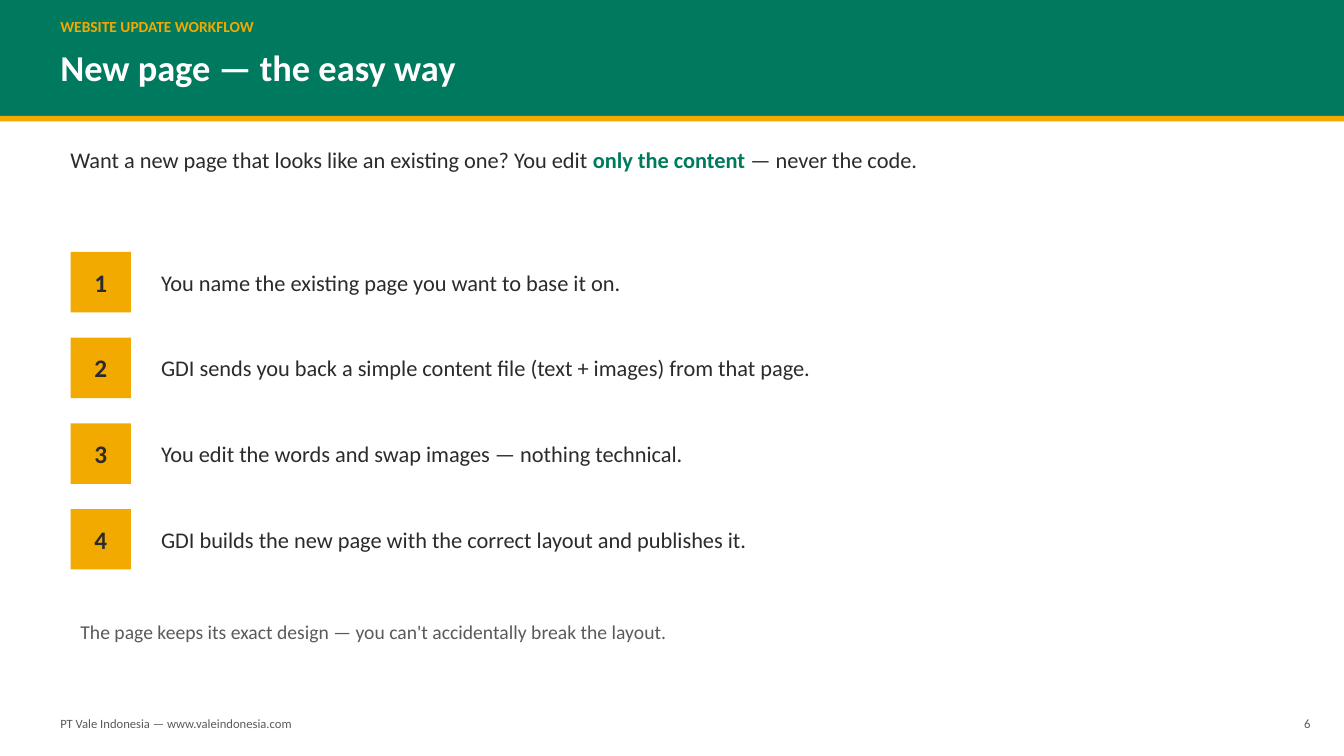
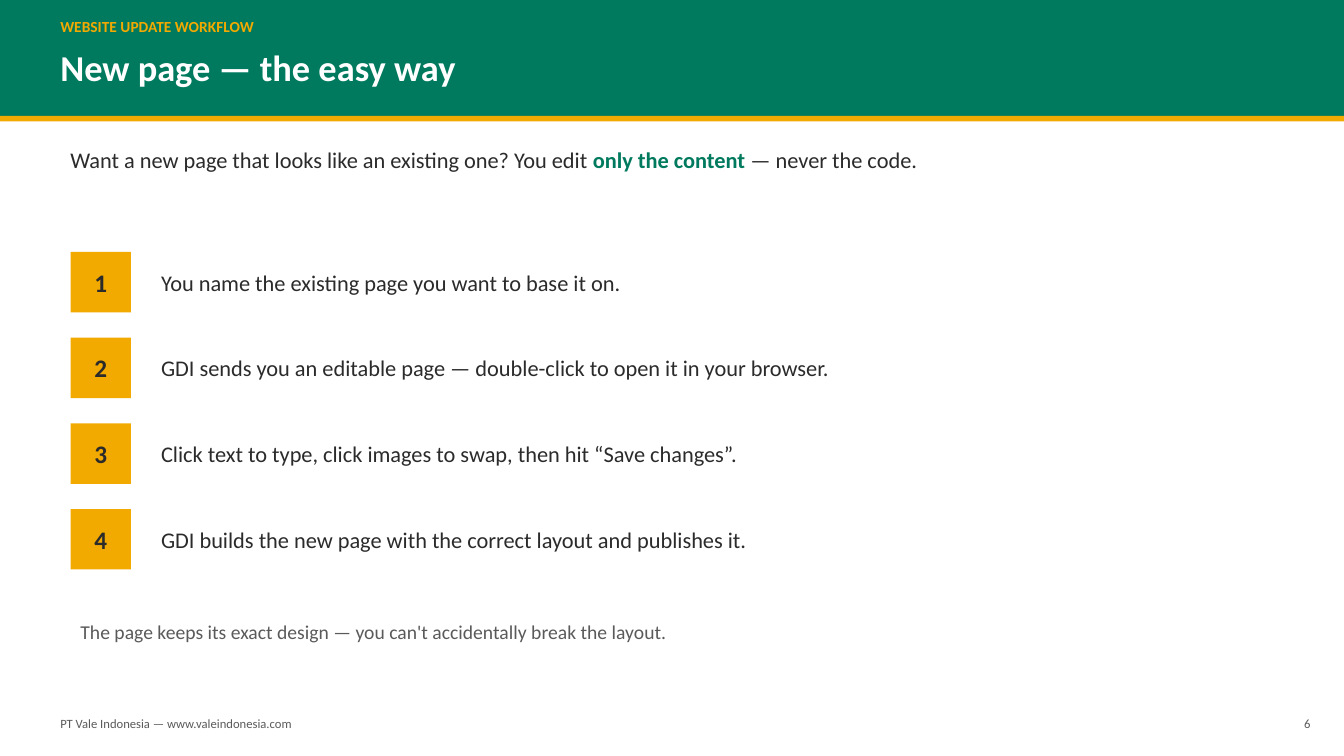
Before and after one commit to feiry/vale-website-static, a slide deck: slide 6 of docs/COMMs-Website-Update-Workflow.pptx. Drawn at 1344x756 pixels with LibreOffice and Linux fonts; fonts in the diff are those of the drawing. Boxes give left, top, right and bottom in pixels: in the first picture for what was removed or moved away, otherwise in the second. Text is boxed around its words. In the diff, an @@ line names an element or a change of style, - is before the commit and + after.

```diff
--- a/docs/COMMs-Website-Update-Workflow.pptx
+++ b/docs/COMMs-Website-Update-Workflow.pptx
@@ text at bbox=[161, 360, 829, 380]: text changed @@
-GDI sends you back a simple content file (text + images) from that page.
+GDI sends you an editable page — double-click to open it in your browser.
@@ text at bbox=[161, 446, 737, 466]: text changed @@
-You edit the words and swap images — nothing technical.
+Click text to type, click images to swap, then hit “Save changes”.
```
Also in this commit, not shown: 1 other slide changed, 1 other file.
